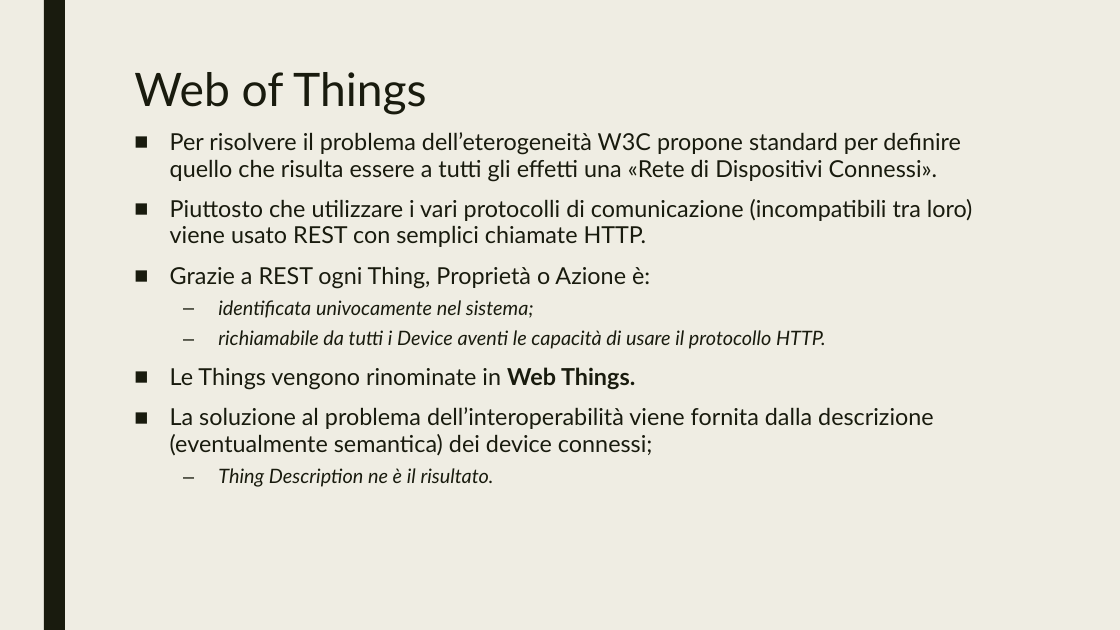
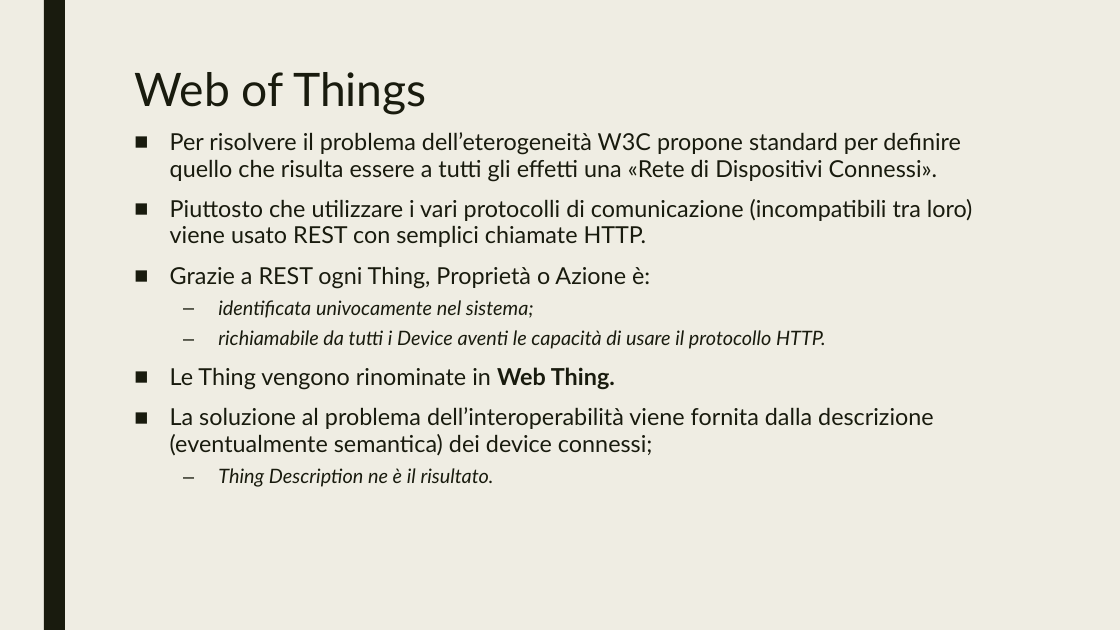
Before and after one commit to Martinocom/pervasive-semantic-exam, a slide deck: slide 6 of doc/Presentation.pptx. Drawn at 1120x630 pixels with LibreOffice and Linux fonts; fonts in the diff are those of the drawing. Boxes give left, top, right and bottom in pixels: in the first picture for what was removed or moved away, otherwise in the second. Text is boxed around its words. In the diff, an @@ line names an element or a change of style, - is before the commit and + after.

```diff
--- a/doc/Presentation.pptx
+++ b/doc/Presentation.pptx
@@ text at [170,367,615,390]: text changed @@
-■ Le Things vengono rinominate in Web Things.
+■ Le Thing vengono rinominate in Web Thing.
```
Also in this commit, not shown: 14 other slides changed, 8 slides added.
